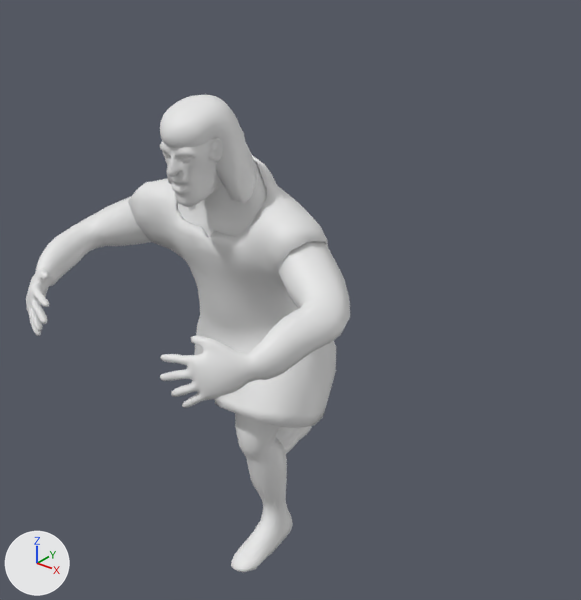
The FBX model Heist/Assets/Assets Joey/robertica/robertica.fbx: old version first, new version second.
The view is the same before and after, from a 50 mm lens placed at (1.79, -2.28, 2.23), pointed at (0.13, -0.2, 0.94). Every picture has the same lights, and +X, +Y and +Z are marked at lower left. Both versions are drawn at frame 22 of the action 'bewoner skin 2|attack'; the numbers are the values there.

Objects in the first picture: 'Robertica ogen', 'robertica haar', 'robertica jurk', 'robertica lichaam'.
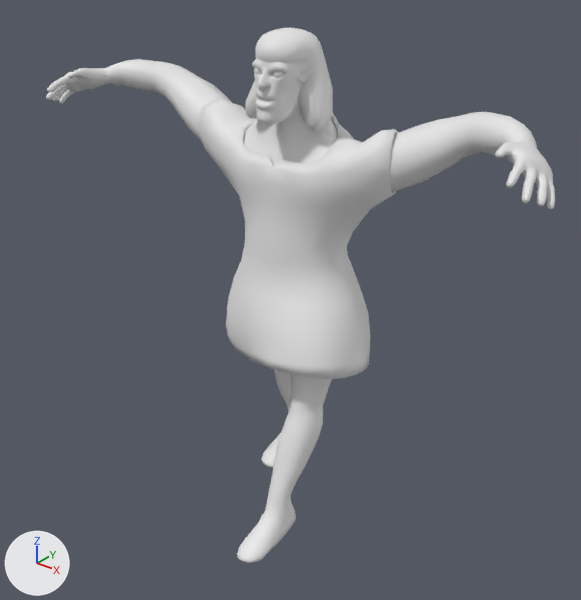
Boxes (x1, y1, x2, y2) around the edits, measured in the pictures (581 x 600 px):
'robertica lichaam', posed (57% wider, 12% taller): before (26, 94, 350, 572); after (46, 29, 555, 563)
'robertica jurk', posed: before (128, 155, 336, 428); after (198, 98, 399, 379)
'robertica haar', posed (9% narrower): before (160, 95, 257, 204); after (245, 28, 333, 131)
'Robertica ogen', posed (8% shorter): before (163, 151, 193, 163); after (254, 67, 283, 78)
bone 'DEF-spine', root to tip: before (277, 292) to (266, 273); after (316, 254) to (311, 229)
bone 'torso', root to tip: before (269, 289) to (295, 259); after (310, 246) to (336, 227)
bone 'DEF-thigh.L', root to tip: before (291, 321) to (271, 380); after (330, 272) to (317, 333)
bone 'DEF-shin.L', root to tip: before (250, 439) to (266, 472); after (305, 392) to (295, 443)
bone 'DEF-foot.L', root to tip: before (281, 503) to (252, 554); after (285, 493) to (258, 545)
bone 'DEF-upper_arm.L', root to tip: before (287, 209) to (311, 251); after (357, 142) to (405, 129)
bone 'DEF-forearm.L', root to tip: before (336, 297) to (302, 321); after (458, 116) to (485, 119)
bone 'DEF-upper_arm.R', root to tip: before (167, 177) to (127, 196); after (237, 119) to (210, 95)
bone 'DEF-forearm.R', root to tip: before (90, 215) to (64, 234); after (185, 72) to (150, 66)

The edits, one by one:
Bone 'DEF-spine' (bone_def_spine) moves from (-0.006, -0.014, 0.296) to (-0.006, 0.002, 0.038).
Bone 'DEF-spine' (bone_def_spine) turns from (18, 1, -1) to (3, 1, -2) degrees about its own x, y and z.
Bone 'torso' (bone_torso) moves from (0.0, -0.322, -0.11) to (0.0, -0.065, -0.017).
Bone 'torso' (bone_torso) turns from (24, 0, 0) to (9, 0, 0) degrees about its own x, y and z.
Bone 'DEF-thigh.L' (bone_def_thigh_l) moves from (0.0, 0.0, 0.0) to (0.0, -0.004, 0.0).
Bone 'DEF-thigh.L' (bone_def_thigh_l) turns from (-53, -2, -4) to (-28, -1, -4) degrees about its own x, y and z.
Bone 'DEF-thigh.L' (bone_def_thigh_l) is rescaled from (1.01, 0.98, 1.01) to (0.98, 1.03, 0.98).
Bone 'DEF-shin.L' (bone_def_shin_l) turns from (37, 1, 0) to (-13, 0, 0) degrees about its own x, y and z.
Bone 'DEF-shin.L' (bone_def_shin_l) is rescaled from (1.0, 0.98, 1.01) to (1.0, 1.0, 1.0).
Bone 'DEF-foot.L' (bone_def_foot_l) turns from (-2, -1, 2) to (38, 0, 0) degrees about its own x, y and z.
Bone 'DEF-foot.L' (bone_def_foot_l) is rescaled from (0.99, 0.99, 1.01) to (1.02, 0.98, 1.01).
Bone 'DEF-upper_arm.L' (bone_def_upper_arm_l) turns from (22, -8, 37) to (-26, 17, 67) degrees about its own x, y and z.
Bone 'DEF-upper_arm.L' (bone_def_upper_arm_l) is rescaled from (1.01, 0.98, 1.01) to (1.0, 1.0, 1.0).
Bone 'DEF-forearm.L' (bone_def_forearm_l) turns from (45, -7, 3) to (14, -10, 5) degrees about its own x, y and z.
Bone 'DEF-forearm.L' (bone_def_forearm_l) is rescaled from (1.0, 0.98, 1.02) to (1.0, 1.0, 1.0).
Bone 'DEF-upper_arm.R' (bone_def_upper_arm_r) turns from (22, 8, -37) to (-26, -17, -67) degrees about its own x, y and z.
Bone 'DEF-upper_arm.R' (bone_def_upper_arm_r) is rescaled from (1.01, 0.98, 1.01) to (1.0, 1.0, 1.0).
Bone 'DEF-forearm.R' (bone_def_forearm_r) turns from (45, 7, -3) to (14, 10, -5) degrees about its own x, y and z.
Bone 'DEF-forearm.R' (bone_def_forearm_r) is rescaled from (1.0, 0.98, 1.02) to (1.0, 1.0, 1.0).
